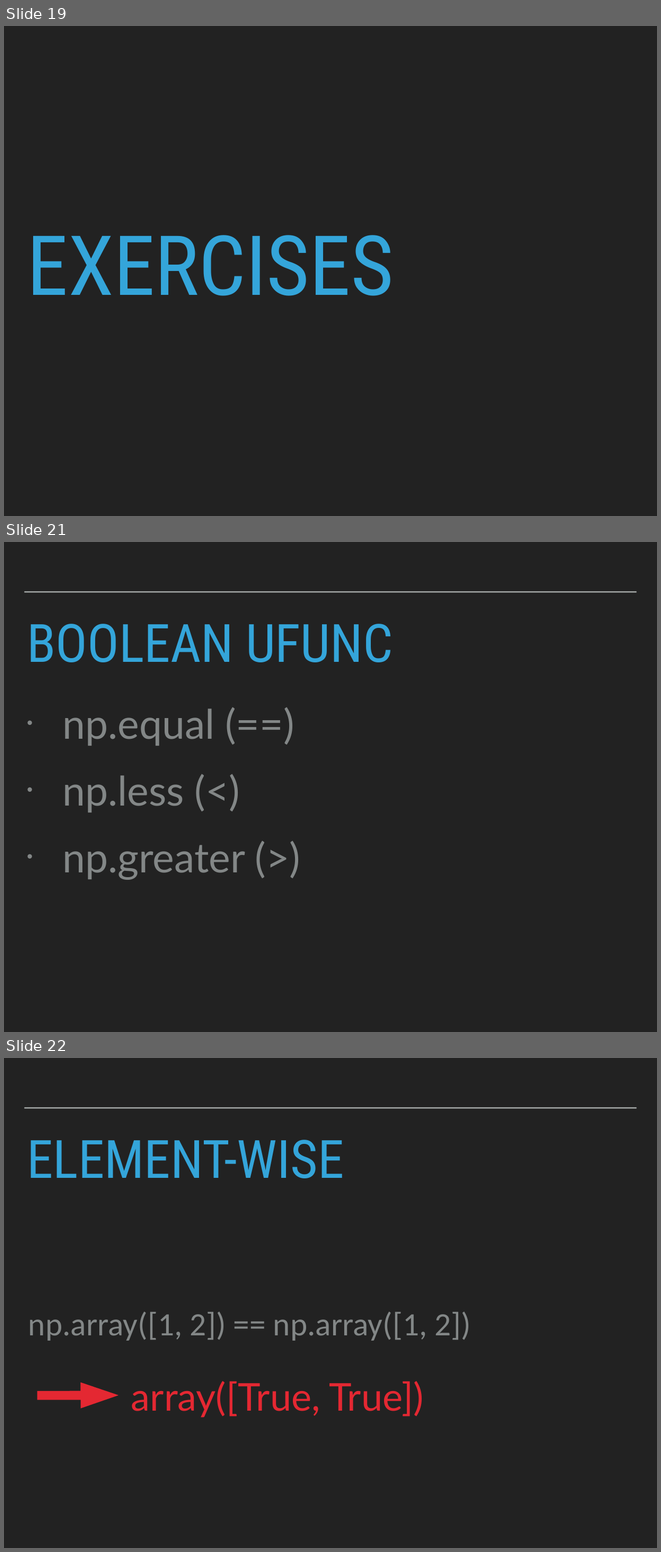
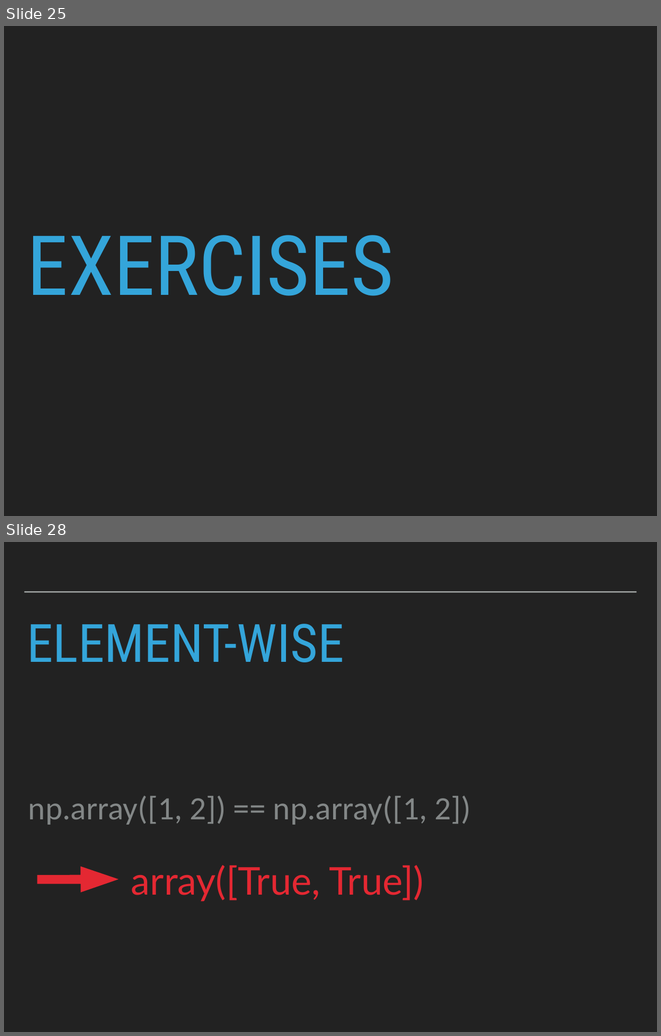
Before and after one commit to patricks1/python-for-data-science, a slide deck: Session05/Session5_Slides.pptx. Shown one above the other, each under a label of ours: slides 19, 21 and 22 before the commit, slides 25 and 28 after it; the slides between them are not shown. The pictures are 661x1552 and 661x1036 pixels, drawn with LibreOffice and Linux fonts; fonts in the diff are those of the drawing. Boxes give left, top, right and bottom in pixels: in the first picture for what was removed or moved away, otherwise in the second. Text is boxed around its words. In the diff, an @@ line names an element or a change of style, - is before the commit and + after.

```diff
--- a/Session05/Session5_Slides.pptx
+++ b/Session05/Session5_Slides.pptx
@@ slide 21 removed at box(4, 542, 657, 1032), background #222222; not listed: 1 template element that a slide beside it also shows @@
@@ title removed at box(27, 624, 393, 662) @@
-BOOLEAN UFUNC
@@ text removed at box(62, 708, 245, 880) @@
-• np.equal (==)
-• np.less (<)
-• np.greater (>)
@@ what was slide 19 is now slide 25 @@
@@ what was slide 22 is now slide 28 @@
```
Also in this commit, not shown: 4 slides changed, 14 slides added, 4 other slides removed, 2 other files.
